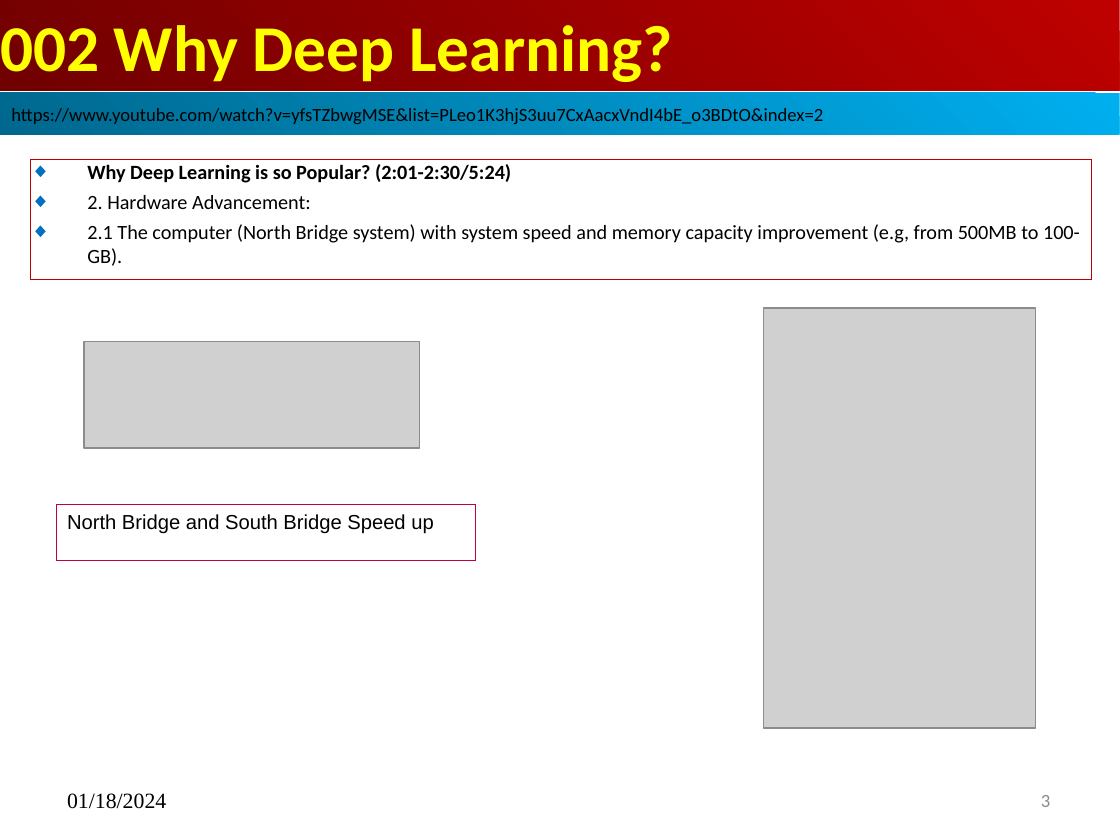
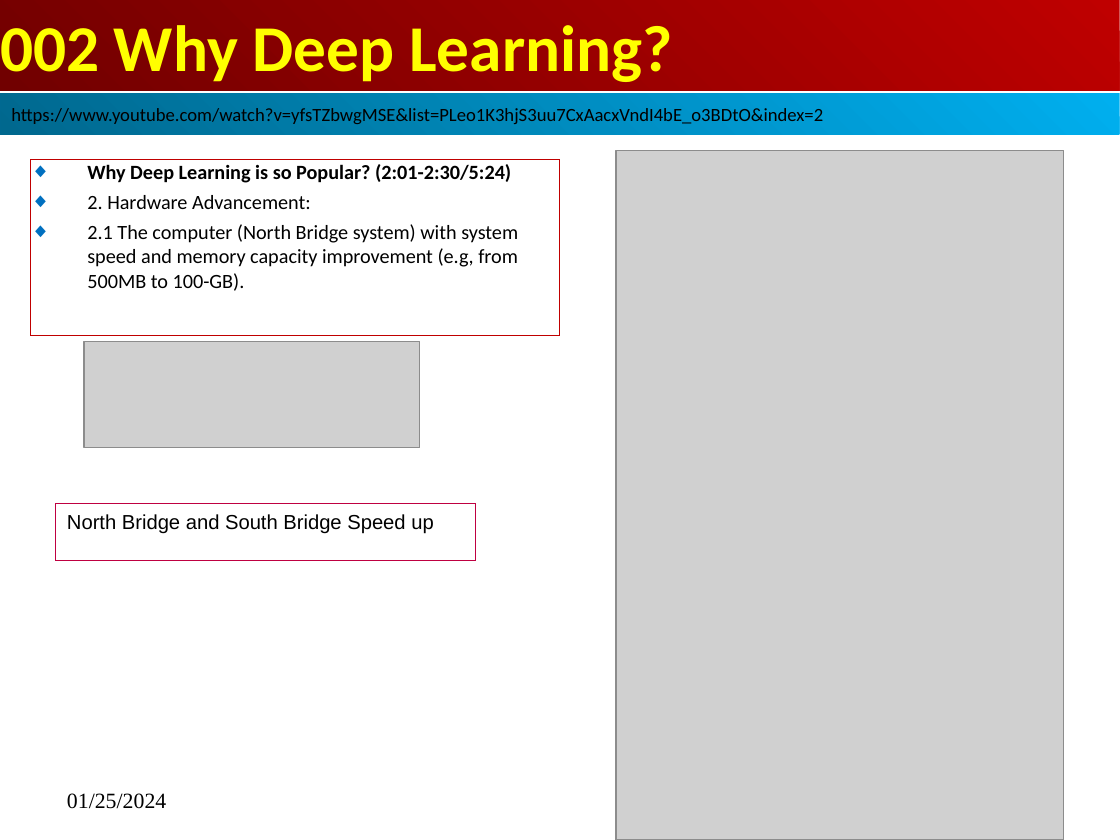
Before and after one commit to peterhchen/AIU_CS512_DL, a slide deck: slide 3 of 000_Lecture_Project/week01/01_Lecture/02_Why_DP.pptx. Drawn at 1120x840 pixels with LibreOffice and Linux fonts; fonts in the diff are those of the drawing; grey boxes stand for pictures. Boxes give left, top, right and bottom in pixels: in the first picture for what was removed or moved away, otherwise in the second. Text is boxed around its words. In the diff, an @@ line names an element or a change of style, - is before the commit and + after.

```diff
--- a/000_Lecture_Project/week01/01_Lecture/02_Why_DP.pptx
+++ b/000_Lecture_Project/week01/01_Lecture/02_Why_DP.pptx
@@ subtitle "Why Deep Learning is so ...": place and size @@
-subtitle "Why Deep Learning is so ..." at <box>30,159,1092,280</box>
+subtitle "Why Deep Learning is so ..." at <box>30,159,560,336</box>
@@ picture: place and size @@
-picture at <box>763,308,1036,728</box>
+picture at <box>616,150,1064,840</box>
@@ text at <box>67,793,166,809</box>: text changed @@
-01/18/2024
+01/25/2024
@@ page number removed at <box>1041,795,1050,807</box> @@
-3
```
Also in this commit, not shown: 5 other slides changed, 3 other files.
